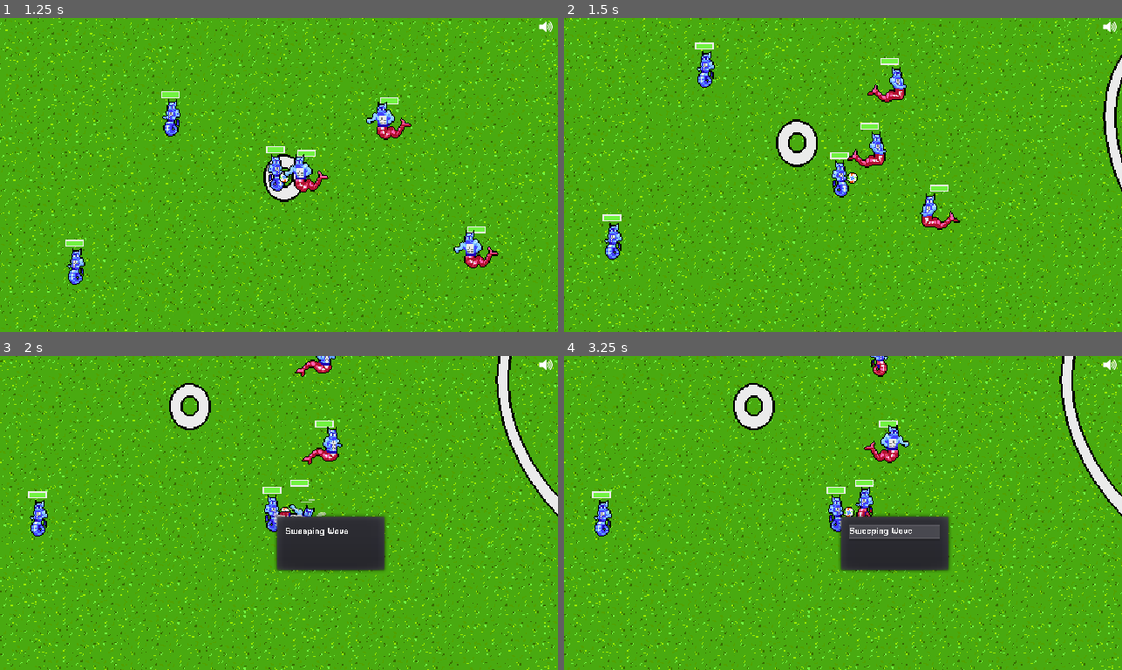
Above: before the commit, frames 1-4 (two rows, left to right).
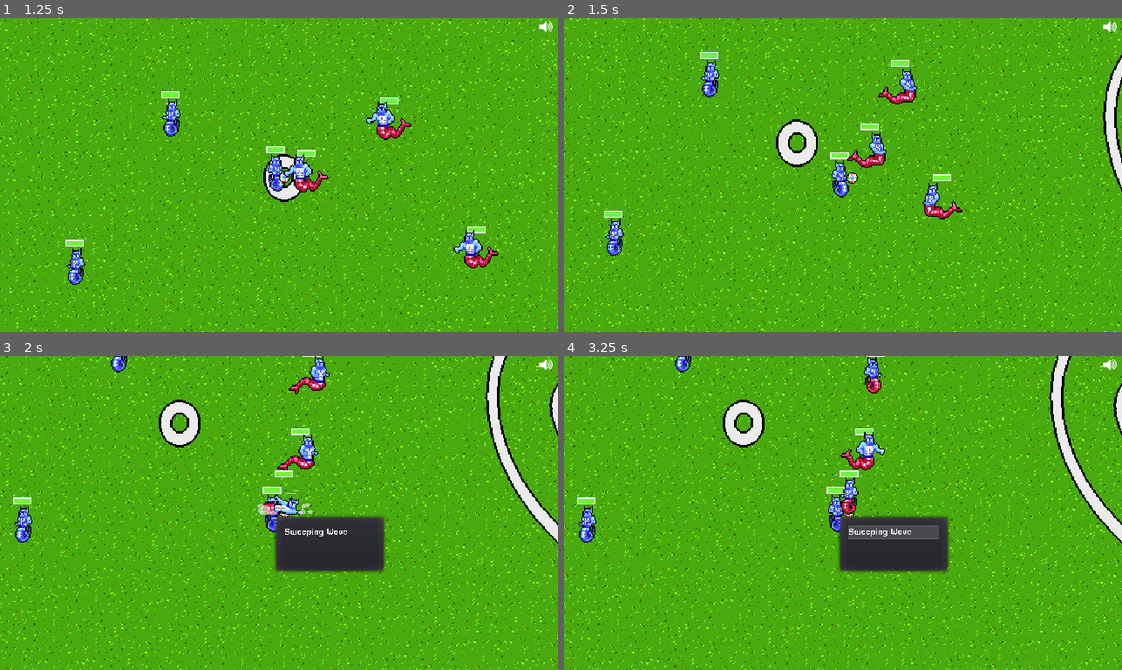
Above: after the commit, the same moments.

Repository: gamkedo-la/Elementaball
Game: Godot game, scene res://Node2D.tscn
The game is run twice, just before and just after one commit, with the same random seed, the same clock (stepped at 60 frames per second) and the same inputs.
Inputs:
- Up to frame 1 (1.25 s): hold Right (ui_right) from 0.53 s (still down)
- Up to frame 2 (1.5 s): release Right (ui_right) at 1.28 s; hold Down (ui_down) from 1.28 s (still down)
- Up to frame 3 (2 s): keep holding Down (ui_down)
- Up to frame 4 (3.25 s): release Down (ui_down) at 2.03 s; hold Right (ui_right) 2.03-2.78 s; hold Up (ui_up) from 2.78 s (still down)

Frame 1 is identical in both runs. In frame 2, 2.2% of the frame differs, in the area x 6-72%, y 7-77%; in frame 3, 18%; in frame 4, 18%, in the area x 0-100%, y 0-100%.

Commit message:
Fixed player defense zones

Diff:
--- a/Node2D.tscn
+++ b/Node2D.tscn
@@ -28,18 +28,36 @@
 [sub_resource type="Curve2D" id=7]
 resource_local_to_scene = true
 _data = {
-"points": PoolVector2Array( 5.04538, -46.2493, -5.04538, 46.2493, 194.625, -74.5095, -10.9317, -24.386, 10.9317, 24.386, 222.19, 4.62045, 18.4343, 0.853422, -18.4343, -0.853422, 294.006, 32.4625, 1.32096, 26.4882, -1.32096, -26.4882, 553.701, 4.62045, 5.28384, 9.24986, -5.28384, -9.24986, 497.844, -90.2901, 0, 0, 0, 0, 216.044, -110.084, 0, 0, 0, 0, 195.363, -74.8359 )
+"points": PoolVector2Array( 5.04538, -46.2493, -5.04538, 46.2493, 217.615, -36.3129, -10.9317, -24.386, 10.9317, 24.386, 234.005, 8.12406, 18.4343, 0.853422, -18.4343, -0.853422, 303.018, 31.6495, 1.32096, 26.4882, -1.32096, -26.4882, 554.482, 8.55972, 5.28384, 9.24986, -5.28384, -9.24986, 528.603, -74.2151, 0, 0, 0, 0, 272.394, -67.2446, 0, 0, 0, 0, 218.046, -37.1842 )
 }
 
 [sub_resource type="Curve2D" id=8]
 _data = {
-"points": PoolVector2Array( 43.7266, -18.9202, -43.7266, 18.9202, 221.673, 114.382, 5.04538, -46.2493, -5.04538, 46.2493, 191.106, 131.953, -10.9317, -24.386, 10.9317, 24.386, 222.768, 207.825, 18.4343, 0.853422, -18.4343, -0.853422, 306.75, 248.065, 1.32096, 26.4882, -1.32096, -26.4882, 475.409, 244.544, 5.28384, 9.24986, -5.28384, -9.24986, 458.954, 105.836, 0, 0, 0, 0, 289.254, 95.3713, 0, 0, 0, 0, 221.673, 114.382 )
+"points": PoolVector2Array( 43.7266, -18.9202, -43.7266, 18.9202, 245.759, 64.7881, 5.04538, -46.2493, -5.04538, 46.2493, 199.547, 128.086, -10.9317, -24.386, 10.9317, 24.386, 237.933, 174.504, 18.4343, 0.853422, -18.4343, -0.853422, 312.841, 190.329, 1.32096, 26.4882, -1.32096, -26.4882, 479.801, 190.856, 5.28384, 9.24986, -5.28384, -9.24986, 447.751, 57.9308, 0, 0, 0, 0, 283.772, 66.898, 0, 0, 0, 0, 246.504, 65.3156 )
 }
 
 [sub_resource type="Curve2D" id=9]
 resource_local_to_scene = true
 _data = {
-"points": PoolVector2Array( 43.7266, -18.9202, -43.7266, 18.9202, 307.137, 19.5446, 5.04538, -46.2493, -5.04538, 46.2493, 272.217, 67.9539, -10.9317, -24.386, 10.9317, 24.386, 298.236, 128.12, 18.4343, 0.853422, -18.4343, -0.853422, 405.732, 167.539, 1.32096, 26.4882, -1.32096, -26.4882, 589.229, 181.37, 5.28384, 9.24986, -5.28384, -9.24986, 532.4, -13.6504, 0, 0, 0, 0, 411.894, -17.1082, 0, 0, 0, 0, 306.452, 18.853 )
+"points": PoolVector2Array( 43.7266, -18.9202, -43.7266, 18.9202, 302.744, 23.0241, 5.04538, -46.2493, -5.04538, 46.2493, 274.532, 69.6518, -10.9317, -24.386, 10.9317, 24.386, 298.64, 128.196, 18.4343, 0.853422, -18.4343, -0.853422, 406.357, 167.052, 1.32096, 26.4882, -1.32096, -26.4882, 588.964, 151.509, 5.28384, 9.24986, -5.28384, -9.24986, 537.67, -3.39834, 0, 0, 0, 0, 416.616, -7.02494, 0, 0, 0, 0, 301.718, 21.4698 )
+}
+
+[sub_resource type="Curve2D" id=10]
+resource_local_to_scene = true
+_data = {
+"points": PoolVector2Array( 43.7266, -18.9202, -43.7266, 18.9202, -56.3614, -73.1828, 5.04538, -46.2493, -5.04538, 46.2493, -113.191, -53.1275, -10.9317, -24.386, 10.9317, 24.386, -132.362, -7.48445, 18.4343, 0.853422, -18.4343, -0.853422, 1.15265, 4.27211, 1.32096, 26.4882, -1.32096, -26.4882, 187.787, -9.40556, 5.28384, 9.24986, -5.28384, -9.24986, 136.493, -48.7801, 0, 0, 0, 0, -51.243, -71.0578, 0, 0, 0, 0, -54.3206, -71.0578 )
+}
+
+[sub_resource type="Curve2D" id=11]
+resource_local_to_scene = true
+_data = {
+"points": PoolVector2Array( 43.7266, -18.9202, -43.7266, 18.9202, -60.8834, -94.3779, 5.04538, -46.2493, -5.04538, 46.2493, -102.89, -36.2834, -10.9317, -24.386, 10.9317, 24.386, -99.6591, 3.53427, 18.4343, 0.853422, -18.4343, -0.853422, 33.471, 15.2837, 1.32096, 26.4882, -1.32096, -26.4882, 243.506, -34.9778, 5.28384, 9.24986, -5.28384, -9.24986, 246.738, -102.864, 0, 0, 0, 0, -60.2371, -93.0724, 0, 0, 0, 0, -60.2371, -94.3779 )
+}
+
+[sub_resource type="Curve2D" id=12]
+resource_local_to_scene = true
+_data = {
+"points": PoolVector2Array( 43.7266, -18.9202, -43.7266, 18.9202, -389.099, -109.713, 5.04538, -46.2493, -5.04538, 46.2493, -560.359, -105.797, -10.9317, -24.386, 10.9317, 24.386, -598.488, 39.1133, 18.4343, 0.853422, -18.4343, -0.853422, -332.228, 18.2254, 1.32096, 26.4882, -1.32096, -26.4882, -265.663, -10.4955, 5.28384, 9.24986, -5.28384, -9.24986, -294.098, -85.5615, 0, 0, 0, 0, -387.16, -108.408, 0, 0, 0, 0, -296.037, -86.867 )
 }
 
 [node name="Main" type="Node2D"]
@@ -175,14 +193,6 @@
 position = Vector2( -376.967, 69.7091 )
 curve = SubResource( 7 )
 
-[node name="PlayerLeft" parent="." instance=ExtResource( 9 )]
-position = Vector2( -56.2786, -106.06 )
-scale = Vector2( -1, 1 )
-
-[node name="Path2D" parent="PlayerLeft" index="0"]
-position = Vector2( -376.967, 69.7091 )
-curve = SubResource( 7 )
-
 [node name="EnemyLeft" parent="." instance=ExtResource( 9 )]
 position = Vector2( 409.333, 250.436 )
 scale = Vector2( 0.84652, 0.829782 )
@@ -192,15 +202,6 @@
 scale = Vector2( 1.34164, 1.14235 )
 curve = SubResource( 8 )
 
-[node name="PlayerRight" parent="." instance=ExtResource( 9 )]
-position = Vector2( -51.2799, 256.587 )
-scale = Vector2( -1, 0.829782 )
-
-[node name="Path2D" parent="PlayerRight" index="0"]
-position = Vector2( -420.807, -239.543 )
-scale = Vector2( 1.34164, 1.14235 )
-curve = SubResource( 8 )
-
 [node name="EnemyCenter" parent="." instance=ExtResource( 9 )]
 position = Vector2( 395.263, 61.9086 )
 
@@ -208,13 +209,24 @@
 position = Vector2( -388.913, -74.6078 )
 curve = SubResource( 9 )
 
+[node name="PlayerLeft" parent="." instance=ExtResource( 9 )]
+position = Vector2( -58.6899, -21.2132 )
+
+[node name="Path2D" parent="PlayerLeft" index="0"]
+curve = SubResource( 10 )
+
+[node name="PlayerRight" parent="." instance=ExtResource( 9 )]
+position = Vector2( -146.316, 211.065 )
+
+[node name="Path2D" parent="PlayerRight" index="0"]
+curve = SubResource( 11 )
+
 [node name="PlayerCenter" parent="." instance=ExtResource( 9 )]
-position = Vector2( -80.3572, 56.239 )
-scale = Vector2( -1, 1 )
+position = Vector2( -99.1784, 72.3968 )
 
 [node name="Path2D" parent="PlayerCenter" index="0"]
-position = Vector2( -388.913, -74.6078 )
-curve = SubResource( 9 )
+position = Vector2( 471.218, 7.49155 )
+curve = SubResource( 12 )
 
 [node name="Camera2D" type="Camera2D" parent="."]
 current = true
Not shown: 2 places in Node2D.tscn that only renumber resources
